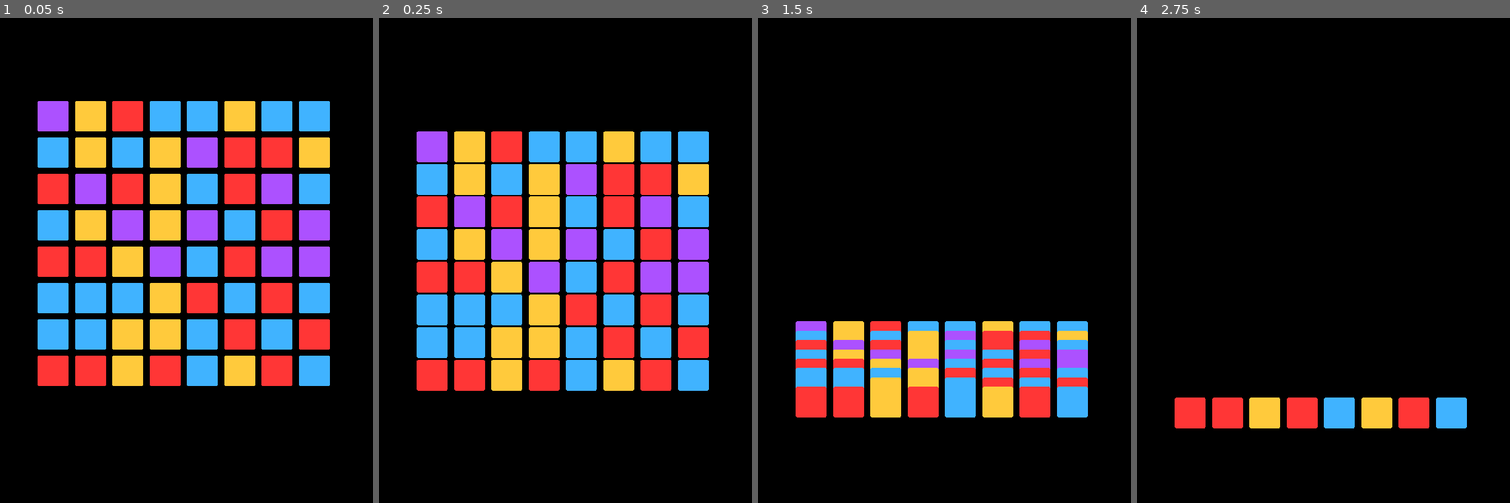
Above: before the commit, frames 1-4 (left to right).
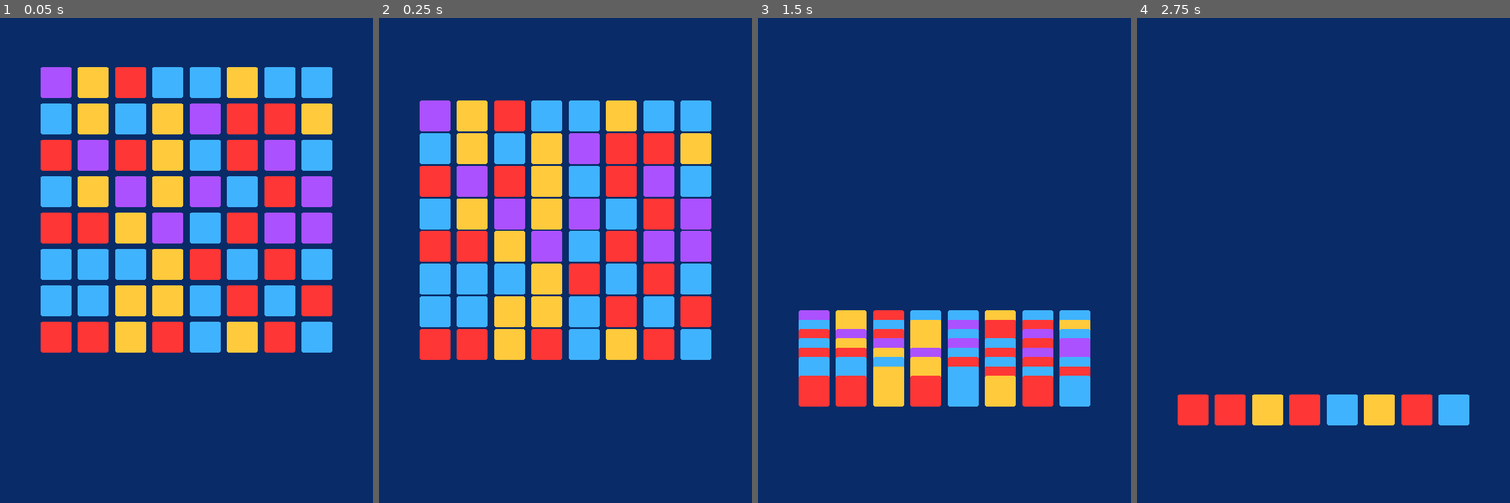
Above: after the commit, the same moments.

Repository: bend-n/two_dots
Game: Godot game, scene res://World.tscn
Same seed, same stepped clock (60 frames per second), same inputs: the game is played once before the commit and once after it.
Inputs (mouse positions are in pixels of both pictures, inside the frame that each line leads up to):
- Up to frame 1 (0.05 s): no input
- Up to frame 2 (0.25 s): no input
- Up to frame 3 (1.5 s): move the mouse to (810, 182) at 0.52 s; press the mouse at (810, 182) at 0.53 s; move the mouse to (810, 313) at 1.27 s; release the mouse at (810, 313) at 1.28 s; click (810, 313) at 1.35 s
- Up to frame 4 (2.75 s): move the mouse to (1189, 410) at 2.02 s; press the mouse at (1189, 410) at 2.03 s

The runs differ from the first frame. In frame 1, 96% of the frame differs, in the area x 0-100%, y 0-100%; in frame 2, 95%; in frame 3, 96%; in frame 4, 97%.

Commit message:
once upon a time, it worked. now, it does not work

Diff:
--- a/World.gd
+++ b/World.gd
@@ -9,18 +9,13 @@
 var h = GlobalVars.height
 var w = GlobalVars.width
 
-var dots = {
-	"dot" : load(dots_path + "plain_dot.tscn"),
-}
-
 func _ready():
-	spawn_dots(dots)
+	spawn_dots(Leveldata.dots)
 	Events.connect("done_moving", self, "_on_dot_done_moving")
 	Events.connect("dots_done_moving", self, "_dots_done_moving")
 
-func spawn_dots(library : Dictionary):
-	var lib_size = library.keys().size()
-	var lib_keys = library.keys()
+func spawn_dots(library : Array):
+	var lib_size = library.size()
 	for wi in w:
 		for hi in h:
 			var current_row_item
@@ -28,7 +23,7 @@
 				current_row_item = EntityTracker.rows[hi][wi]
 				if current_row_item != 0:
 					continue
-			var new_dot = choose_random_dot(lib_size, lib_keys, library)
+			var new_dot = choose_random_dot(lib_size, library)
 			EntityTracker.rows[hi].append(new_dot)
 			dots_holder.add_child(new_dot)
 			var offset = Vector2(GlobalVars.size.x * wi, GlobalVars.size.y * hi)
@@ -36,11 +31,10 @@
 			new_dot.global_position = new_pos
 	Events.emit_signal("level_initialized")
 
-func choose_random_dot(lib_size, lib_keys, library) -> Array:
+func choose_random_dot(lib_size, library) -> Array:
 	randomize()
 	var rand_number = randi() % lib_size
-	var lib_key = lib_keys[rand_number]
-	var new_dot = library[lib_key].instance()
+	var new_dot = library[rand_number].instance()
 	return new_dot
 
 func _on_dot_done_moving():
--- a/dots/dot.gd
+++ b/dots/dot.gd
@@ -1,10 +1,8 @@
 extends Area2D
 class_name dot
 
-var dotCollider = preload("res://dots/dot_extras/dotcollider.tscn"	)
-
-onready var dotcollider : CollisionShape2D
-onready var ray : RayCast2D
+onready var dotcollider : CollisionShape2D = $dotcollider
+onready var ray : RayCast2D = $dotray
 
 var tween = Tween.new()
 
@@ -13,39 +11,26 @@
 func _ready():
 	Events.connect("level_initialized", self, "move")
 	Events.connect("turn_over", self, "move")
-	add_collider()
 	add_child(tween)
 
-func add_collider():
-	var new_dotcollider = dotCollider.instance()
-	add_child(new_dotcollider)
-	dotcollider = new_dotcollider
-	ray = dotcollider.get_ray()
-	dotcollider.move_ray($dotsprite/pos.global_position)
-
 func move():
-	if ! GlobalVars.state == GlobalVars.states.level_turn:
-		return
-	var go_to = extend_ray_until_collides()
+	var go_to = get_collision_point()
+	print(go_to)
 	tween.interpolate_property(self, "global_position",
 			global_position, go_to, 2,
 			Tween.TRANS_LINEAR, Tween.EASE_IN_OUT)
 	tween.start()
 	Events.emit_signal("done_moving")
 
-func extend_ray_until_collides() -> Vector2:
-	for i in get_viewport_rect().size.y:
-		if not ray.is_colliding():
-			ray.cast_to.y += 1
-			ray.force_raycast_update()
-	var size = ray.cast_to.y
-	ray.cast_to = Vector2.ZERO
-	print(ray.get_collider())
-	print(global_position.x, global_position.y + size)
-	return Vector2(global_position.x, global_position.y + size)
+func get_collision_point() -> Vector2:
+	ray.enabled = true
+	ray.force_raycast_update()
+	ray.enabled = false
+	return ray.get_collision_point()
 
 func turn_off_collision():
 	dotcollider.disabled = true
 
+# warning-ignore-all:unused_argument
 func _on_dot_input(viewport, event : InputEvent, shape_idx):
 	InputHandler._pressed(event, self)
--- a/dots/dot_extras/dotcollider.gd
+++ /dev/null
@@ -1,7 +0,0 @@
-extends CollisionShape2D
-
-func move_ray(position):
-	$dotray.global_position = position
-
-func get_ray():
-	return $dotray
--- a/dots/dot_extras/dotcollider.tscn
+++ /dev/null
@@ -1,17 +0,0 @@
-[gd_scene load_steps=4 format=2]
-
-[ext_resource path="res://dots/dot_extras/dotray.tscn" type="PackedScene" id=1]
-[ext_resource path="res://dots/dot_extras/dotcollider.gd" type="Script" id=2]
-
-[sub_resource type="RectangleShape2D" id=1]
-extents = Vector2( 30, 30 )
-
-[node name="dotcollider" type="CollisionShape2D"]
-position = Vector2( 30, 30 )
-shape = SubResource( 1 )
-script = ExtResource( 2 )
-
-[node name="dotray" parent="." instance=ExtResource( 1 )]
-position = Vector2( 0, 32 )
-collide_with_areas = true
-collide_with_bodies = false
--- a/dots/dot_extras/dotray.tscn
+++ /dev/null
@@ -1,7 +0,0 @@
-[gd_scene format=2]
-
-[node name="dotray" type="RayCast2D"]
-position = Vector2( 30, 60 )
-enabled = true
-cast_to = Vector2( 0, 0 )
-collision_mask = 2
--- a/dots/dot_extras/dotsprite.gd
+++ /dev/null
@@ -1,4 +0,0 @@
-extends Sprite
-
-func change_color(color : Color):
-	self_modulate = color
--- a/dots/dot_extras/dotsprite.tscn
+++ /dev/null
@@ -1,14 +0,0 @@
-[gd_scene load_steps=3 format=2]
-
-[ext_resource path="res://dot.png" type="Texture" id=1]
-[ext_resource path="res://dots/dot_extras/dotsprite.gd" type="Script" id=2]
-
-[node name="dotsprite" type="Sprite"]
-texture = ExtResource( 1 )
-centered = false
-script = ExtResource( 2 )
-
-[node name="AnimationPlayer" type="AnimationPlayer" parent="."]
-
-[node name="pos" type="Position2D" parent="."]
-position = Vector2( 30, 59 )
--- a/dots/dot_template.tscn
+++ b/dots/dot_template.tscn
@@ -1,13 +1,32 @@
-[gd_scene load_steps=3 format=2]
+[gd_scene load_steps=4 format=2]
 
 [ext_resource path="res://dots/dot.gd" type="Script" id=1]
-[ext_resource path="res://dots/dot_extras/dotsprite.tscn" type="PackedScene" id=2]
+[ext_resource path="res://dot.png" type="Texture" id=2]
+
+[sub_resource type="RectangleShape2D" id=1]
+extents = Vector2( 35, 35 )
 
 [node name="dot_template" type="Area2D"]
 collision_layer = 2
 collision_mask = 0
 script = ExtResource( 1 )
 
-[node name="dotsprite" parent="." instance=ExtResource( 2 )]
+[node name="dotsprite" type="Sprite" parent="."]
+position = Vector2( 5, -65 )
+texture = ExtResource( 2 )
+centered = false
+
+[node name="dotcollider" type="CollisionShape2D" parent="."]
+visible = false
+position = Vector2( 35, -35 )
+shape = SubResource( 1 )
+
+[node name="dotray" type="RayCast2D" parent="."]
+position = Vector2( 0, -70 )
+enabled = true
+cast_to = Vector2( 0, 1000 )
+collision_mask = 2
+collide_with_areas = true
+collide_with_bodies = false
 
 [connection signal="input_event" from="." to="." method="_on_dot_input"]
--- a/dots/plain_dot.gd
+++ b/dots/plain_dot.gd
@@ -1,7 +1,6 @@
 extends dot
-
 
 func _ready():
 	randomize()
 	var i = randi() % Leveldata.dot_colors.size()
-	$dotsprite.change_color(Leveldata.dot_colors[i])
+	$dotsprite.set_self_modulate(Leveldata.dot_colors[i])
--- a/dots/plain_dot.tscn
+++ b/dots/plain_dot.tscn
@@ -5,4 +5,3 @@
 
 [node name="plain_dot" instance=ExtResource( 1 )]
 script = ExtResource( 2 )
-color = null
--- a/input_handler.gd
+++ b/input_handler.gd
@@ -9,6 +9,7 @@
 func _pressed(event : InputEvent, node : dot):
 	if not GlobalVars.state == GlobalVars.states.player_turn:
 		return
+	print("aloh")
 	if line.get_point_count() > 0:
 		if node.color == line.default_color:
 			if not node in nodes_with_points:
@@ -27,7 +28,7 @@
 		line.add_point(line.get_global_mouse_position())
 		line.default_color = node.color
 
-func _physics_process(delta):
+func _physics_process(_delta):
 	if line.get_point_count() > 0:
 		if Input.is_action_pressed("click") and pressed == true:
 			line.remove_point(line.get_point_count() - 1)
--- a/leveldata.gd
+++ b/leveldata.gd
@@ -4,4 +4,7 @@
 export(Color) var background_color
 
 func _ready():
+	randomize()
 	VisualServer.set_default_clear_color(background_color)
+
+export(Array, PackedScene) var dots
--- a/leveldata.tscn
+++ b/leveldata.tscn
@@ -1,7 +1,10 @@
-[gd_scene load_steps=2 format=2]
+[gd_scene load_steps=3 format=2]
 
 [ext_resource path="res://leveldata.gd" type="Script" id=1]
+[ext_resource path="res://dots/plain_dot.tscn" type="PackedScene" id=2]
 
 [node name="leveldata" type="Node"]
 script = ExtResource( 1 )
 dot_colors = PoolColorArray( 1, 0.211765, 0.211765, 1, 0.25098, 0.701961, 1, 1, 1, 0.792157, 0.235294, 1, 0.67451, 0.317647, 1, 1 )
+background_color = Color( 0.0352941, 0.168627, 0.403922, 1 )
+dots = [ ExtResource( 2 ) ]
